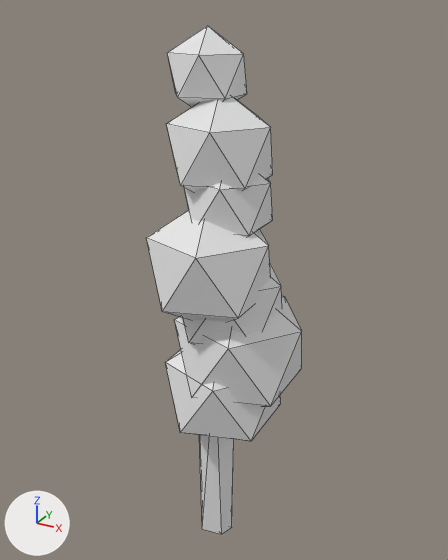
A saved change to the FBX model Assets/Resources/Models/Plant_TreePoplar_b.fbx.
One viewpoint serves both versions: a 50 mm lens placed at (1.41, -2.47, 2.83), pointed at (0.0, 0.09, 1.55). The lights are fixed; the arrows at lower left show +X, +Y and +Z. The older version comes first. Mesh edges are drawn as thin lines. Objects named as collision shapes, trigger or cutter boxes, shadow casters or lower levels of detail are left out. Where no turn or scale is listed for an object, it has been applied to the vertices.

Names of what the first picture shows: 'Plant_TreePoplar_b'.
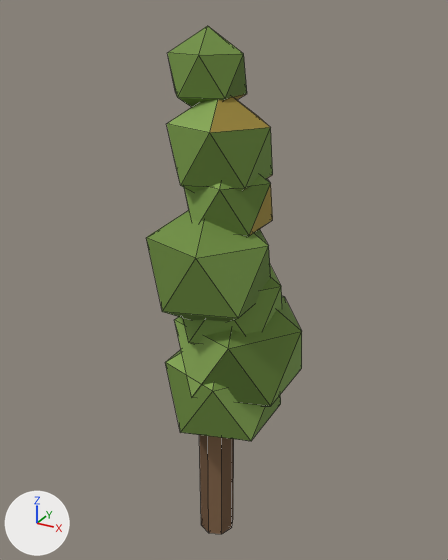
Location of each change, [x1, y1, x2, y2] in pixels of the pictures (448 x 560 px):
```json
{"part": 1, "of": "me_planttreepoplar_001", "change": "built on", "before": [199, 435, 234, 534], "after": [199, 435, 234, 534]}
{"part": 2, "of": "me_planttreepoplar_001", "change": "recoloured", "before": [146, 26, 302, 441], "after": [146, 26, 302, 441], "on screen": "white to green"}
```

The change, as JSON lines over the scene's bpy script:
```json
{"op": "add", "block": "img_palette_png", "code": ["img_palette_png = load_image('palette.png', '../../Art/Palette/Palette.png', 128, 432, 'sRGB')"]}
{"op": "add", "block": "mat_m_palette", "code": ["mat_m_palette = principled_material('M_Palette')", "mat_m_palette.texture = img_palette_png", "mat_m_palette.roughness = 0.85"]}
{"block": "me_planttreepoplar_001", "where": "# used by ob_plant_treepoplar_b; location = (0.0, 0.0, 0.0)"}
{"op": "remove", "block": "me_planttreepoplar_001", "code": "me_planttreepoplar_001.from_pydata(...)  # 94 vertices, 154 faces; spans x -0.3..0.44, y -0.34..0.42, z 0.0..2.76"}
{"op": "add", "block": "me_planttreepoplar_001", "code": "me_planttreepoplar_001.from_pydata(...)  # 102 vertices, 164 faces; spans x -0.3..0.44, y -0.34..0.42, z 0.0..2.76"}
{"block": "me_planttreepoplar_001", "change": "me_planttreepoplar_001 part 1"}
{"block": "me_planttreepoplar_001", "change": "6 vertices are removed from x -0.09..0.09, y -0.09..0.09, z 0.0..1.2"}
{"block": "me_planttreepoplar_001", "change": "14 faces are deleted"}
{"block": "me_planttreepoplar_001", "change": "14 vertices are added at x -0.1..0.1, y -0.1..0.1, z 0.0..1.2"}
{"block": "me_planttreepoplar_001", "change": "24 new faces join them"}
{"block": "me_planttreepoplar_001", "change": "me_planttreepoplar_001 part 2: 140 faces spanning x -0.3..0.44, y -0.34..0.42, z 0.61..2.76 switch from no material to mat_m_palette (picture img_palette_png)"}
```
